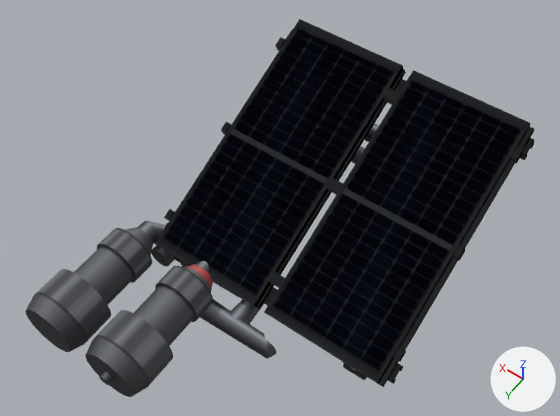
Two versions of the OBJ model src/main/resources/assets/electricity/models/pv_tilt/pv_tilt.obj, one commit apart.
Rendered twice from a 50 mm lens placed at (-0.796, 1.446, 2.288), pointed at (0.112, 0.174, 0.29). The axes (+X, +Y, +Z) are drawn at lower right. The lights are the same throughout. The older version comes first. Where no turn or scale is listed for an object, it has been applied to the vertices.

Objects in the first picture: 'harness_entry_north', 'harness_input', 'harness_input.001', 'harness_input.002', 'modules.001', 'modules.002', 'modules.003', 'rails' and 5 more.
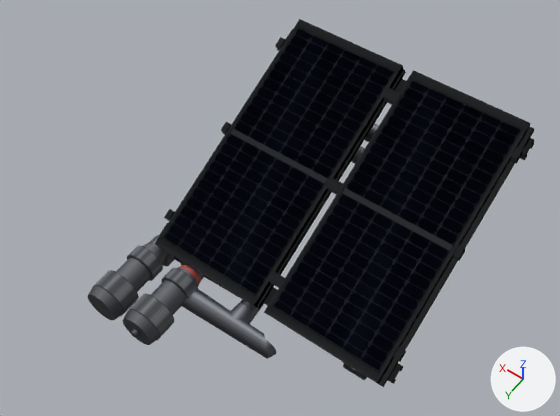
What changed in the scene script:
```text
Change me_harness_input:
    remove me_harness_input.from_pydata(...)  # 256 vertices, 196 faces; spans x 0.2..0.544, y 0.1..0.462, z 0.0..0.152
    add me_harness_input.from_pydata(...)  # 256 vertices, 196 faces; spans x 0.253..0.491, y 0.1..0.462, z 0.0..0.109
    me_harness_input part 1: 96 of 256 vertices moved; they spanned x 0.2..0.345, y 0.322..0.462, z 0.002..0.152 and now span x 0.253..0.347, y 0.332..0.462, z 0.001..0.109; mean shift (0.035, 0.0, -0.029); largest move (0.258, 0.43, 0.08) -> (0.316, 0.42, 0.036)
    me_harness_input part 2: 96 of 256 vertices moved; they spanned x 0.399..0.544, y 0.322..0.462, z 0.002..0.152 and now span x 0.397..0.491, y 0.332..0.462, z 0.001..0.109; mean shift (-0.035, 0.0, -0.029); largest move (0.485, 0.43, 0.08) -> (0.428, 0.42, 0.036)
Change me_harness_input_001:
    remove me_harness_input_001.from_pydata(...)  # 352 vertices, 282 faces; spans x 0.129..0.352, y 0.44..0.911, z 0.0..0.224
    add me_harness_input_001.from_pydata(...)  # 352 vertices, 282 faces; spans x 0.225..0.363, y 0.44..0.729, z 0.0..0.137
    me_harness_input_001 part 3: the loose piece of 64 vertices spanning x 0.153..0.329, y 0.493..0.574, z 0.024..0.2 is scaled about its middle by (0.674, 0.615, 0.674), then moved by (0.053, -0.034, -0.043)
    me_harness_input_001 part 4: the loose piece of 64 vertices spanning x 0.163..0.318, y 0.574..0.721, z 0.034..0.189 is scaled about its middle by (0.645, 0.574, 0.645), then moved by (0.053, -0.081, -0.043)
    me_harness_input_001 part 5: the loose piece of 64 vertices spanning x 0.222..0.259, y 0.89..0.911, z 0.093..0.131 is scaled about its middle by (0.733, 0.647, 0.733), then moved by (0.053, -0.179, -0.043)
    me_harness_input_001 part 6: 96 of 352 vertices moved; they spanned x 0.129..0.352, y 0.721..0.89, z 0.0..0.224 and now span x 0.225..0.363, y 0.609..0.715, z 0.0..0.137; mean shift (0.053, -0.149, -0.043); largest move (0.162, 0.89, 0.165) -> (0.244, 0.715, 0.102)
    me_harness_input_001 part 7: 64 of 352 vertices moved; they spanned x 0.166..0.316, y 0.44..0.493, z 0.037..0.187 and now span x 0.242..0.345, y 0.44..0.474, z 0.017..0.12; mean shift (0.053, -0.009, -0.043); largest move (0.178, 0.493, 0.154) -> (0.251, 0.474, 0.097)
Change me_harness_input_002:
    remove me_harness_input_002.from_pydata(...)  # 288 vertices, 235 faces; spans x 0.391..0.615, y 0.44..0.89, z 0.0..0.224
    add me_harness_input_002.from_pydata(...)  # 288 vertices, 235 faces; spans x 0.381..0.519, y 0.44..0.715, z 0.0..0.137
    me_harness_input_002 part 8: the loose piece of 64 vertices spanning x 0.415..0.591, y 0.493..0.574, z 0.024..0.2 is scaled about its middle by (0.674, 0.615, 0.674), then moved by (-0.053, -0.034, -0.043)
    me_harness_input_002 part 9: the loose piece of 64 vertices spanning x 0.426..0.581, y 0.574..0.721, z 0.034..0.189 is scaled about its middle by (0.645, 0.574, 0.645), then moved by (-0.053, -0.081, -0.043)
    me_harness_input_002 part 10: 96 of 288 vertices moved; they spanned x 0.391..0.615, y 0.721..0.89, z 0.0..0.224 and now span x 0.381..0.519, y 0.609..0.715, z 0.0..0.137; mean shift (-0.053, -0.149, -0.043); largest move (0.582, 0.89, 0.165) -> (0.499, 0.715, 0.102)
    me_harness_input_002 part 11: 64 of 288 vertices moved; they spanned x 0.428..0.578, y 0.44..0.493, z 0.037..0.187 and now span x 0.399..0.501, y 0.44..0.474, z 0.017..0.12; mean shift (-0.053, -0.009, -0.043); largest move (0.565, 0.493, 0.154) -> (0.493, 0.474, 0.097)
```

Pixel boxes [x1, y1, x2, y2] of what changed, in the pictures (560 x 416 px; the box of a moved part takes in the faces that stretch with it):
'harness_input.002', reshaped (39% narrower, 38% shorter): before [25, 227, 153, 352]; after [88, 243, 166, 320]
'harness_input.001', reshaped (39% narrower, 39% shorter): before [85, 264, 213, 397]; after [123, 264, 201, 345]
'harness_input', reshaped (mostly hidden afterwards): before [137, 221, 209, 273]; after [149, 235, 205, 280]
part 1 of me_harness_input, moved or reshaped (mostly hidden): before [196, 261, 209, 273]; after [184, 263, 205, 280]
part 2 of me_harness_input, moved or reshaped (mostly hidden afterwards): before [137, 221, 165, 244]; after [149, 235, 166, 256]
part 3 of me_harness_input_001, moved or reshaped: before [155, 266, 213, 322]; after [161, 268, 198, 299]
part 4 of me_harness_input_001, moved or reshaped: before [134, 285, 195, 346]; after [151, 280, 186, 315]
part 5 of me_harness_input_001, moved or reshaped: before [99, 371, 113, 385]; after [130, 329, 140, 338]
part 6 of me_harness_input_001, moved or reshaped: before [85, 310, 173, 397]; after [123, 294, 174, 345]
part 7 of me_harness_input_001, moved or reshaped: before [184, 264, 213, 292]; after [178, 264, 201, 287]
part 8 of me_harness_input_002, moved or reshaped: before [97, 228, 152, 283]; after [127, 246, 163, 281]
part 9 of me_harness_input_002, moved or reshaped: before [74, 246, 134, 305]; after [116, 257, 151, 292]
part 10 of me_harness_input_002, moved or reshaped: before [25, 269, 111, 352]; after [88, 270, 139, 320]
part 11 of me_harness_input_002, moved or reshaped: before [125, 227, 153, 256]; after [143, 243, 166, 265]
